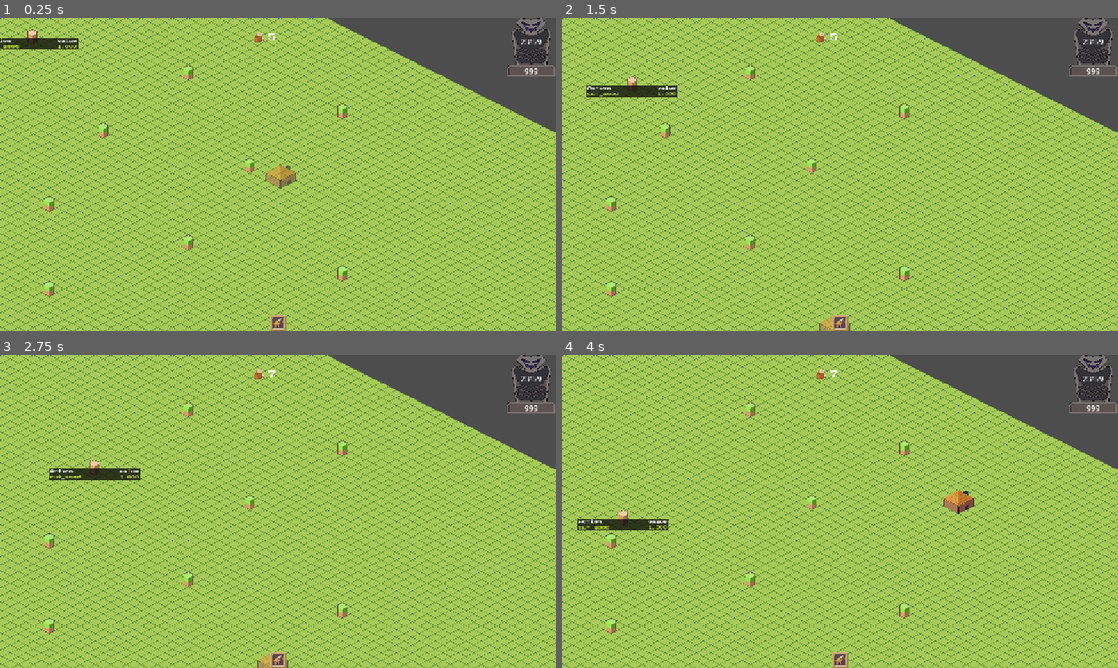
Above: before the commit, frames 1-4 (two rows, left to right).
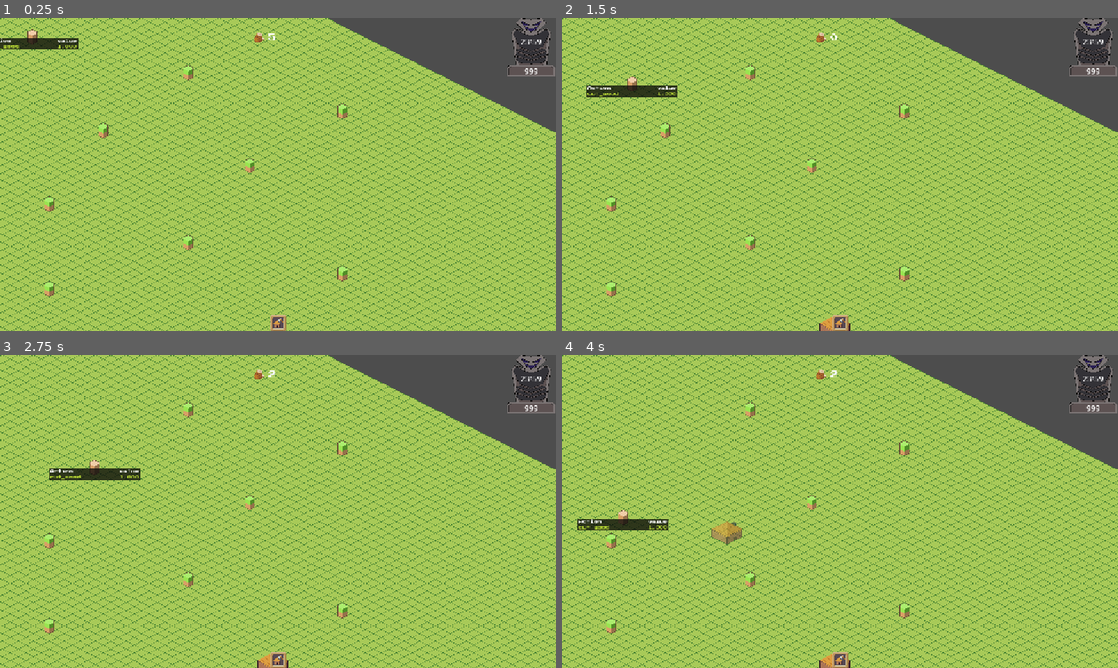
Above: after the commit, the same moments.

Repository: JontanKhuu/Ramen
Game: Godot game, scene res://World/world.tscn
Two runs of this game, one before a commit and one after it. Both use one fixed random seed, a clock stepped at 60 frames per second and the inputs below.
Inputs (mouse positions are in pixels of both pictures, inside the frame that each line leads up to):
- Up to frame 1 (0.25 s): no input
- Up to frame 2 (1.5 s): click (840, 321) at 0.5 s; click (840, 321) at 1.25 s
- Up to frame 3 (2.75 s): click (278, 658) at 2 s
- Up to frame 4 (4 s): tap Enter (ui_accept) at 2.75, 3.02, 3.05, 3.32, 3.6, 3.77 s; move the mouse to (962, 495) at 2.77 s; click (962, 495) at 2.85 s; move the mouse to (728, 527) at 3.52 s; click (728, 527) at 3.8 s

The runs differ from the first frame. In frame 1, 0.3% of the frame differs, in the area x 47-54%, y 47-55%; in frame 2, less than 0.1%; in frame 3, less than 0.1%; in frame 4, 0.7%, in the area x 26-75%, y 4-100%.

Commit message:
house building and hover
no functionality to house, will implement with work/rest/sleep cycle, but placement works for now

Diff:
--- a/TileMap/tile_map.gd
+++ b/TileMap/tile_map.gd
@@ -7,31 +7,39 @@
 @onready var tree: TileMapLayer = $Tree
 @onready var hover: TileMapLayer = $Hover
 
-var is_building : bool = true
+var is_building : bool = false
 
 var xdim : int = 2
 var ydim : int = 2
 
 func _process(delta: float) -> void:
+	for cell in hover.get_used_cells():
+		hover.set_cell(cell,-1)
+	#print(is_building)
 	if is_building:
 		_handle_hover()
 	pass
 
 func set_build_settings(xd : int, yd : int):
+	print("wow")
 	xdim = xd
 	ydim = yd
 	is_building = true
 
 func _handle_hover() -> void:
-	for cell in hover.get_used_cells():
-		hover.set_cell(cell,-1)
 	var tile = hover.local_to_map(get_global_mouse_position() - Vector2(0,8))
-
 	hover.set_cell(tile,1,Vector2i(0,0))
 
-	if Input.is_action_just_pressed("ui_accept"):
+	if Input.is_action_just_pressed("confirm"):
+		if Global.wood < 5:
+			is_building = false
+			return
+
 		var house = HOUSE.instantiate()
 		house.global_position = hover.map_to_local(tile + Vector2i(1,1))
 		get_parent().add_child(house)
+
 		is_building = false
+		Global.wood -= 5
+
 	pass
--- a/UI/BuildMenu/Script/build_action.gd
+++ b/UI/BuildMenu/Script/build_action.gd
@@ -13,5 +13,4 @@
 @onready var tileMap : BuildMap = get_node("/root/World/TileMap")
 
 func _on_button_pressed() -> void:
-	print("wow")
-	#tileMap.set_build_settings(xDimension, yDimension)
+	tileMap.set_build_settings(xDimension, yDimension)
--- a/project.godot
+++ b/project.godot
@@ -36,6 +36,14 @@
 
 TILEMAP=""
 
+[input]
+
+confirm={
+"deadzone": 0.2,
+"events": [Object(InputEventMouseButton,"resource_local_to_scene":false,"resource_name":"","device":-1,"window_id":0,"alt_pressed":false,"shift_pressed":false,"ctrl_pressed":false,"meta_pressed":false,"button_mask":1,"position":Vector2(150, 24),"global_position":Vector2(159, 72),"factor":1.0,"button_index":1,"canceled":false,"pressed":true,"double_click":false,"script":null)
+]
+}
+
 [rendering]
 
 textures/canvas_textures/default_texture_filter=0
